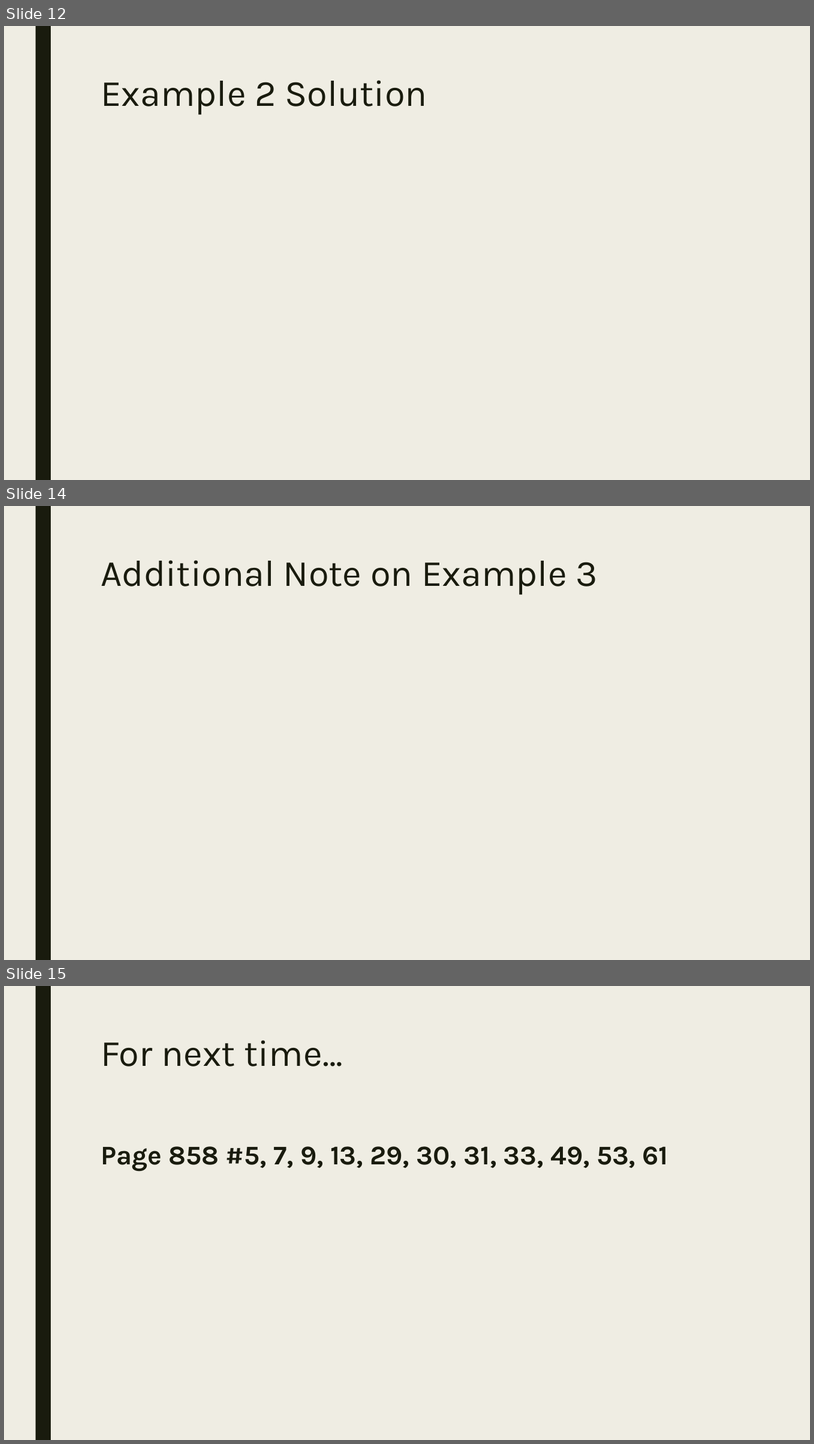
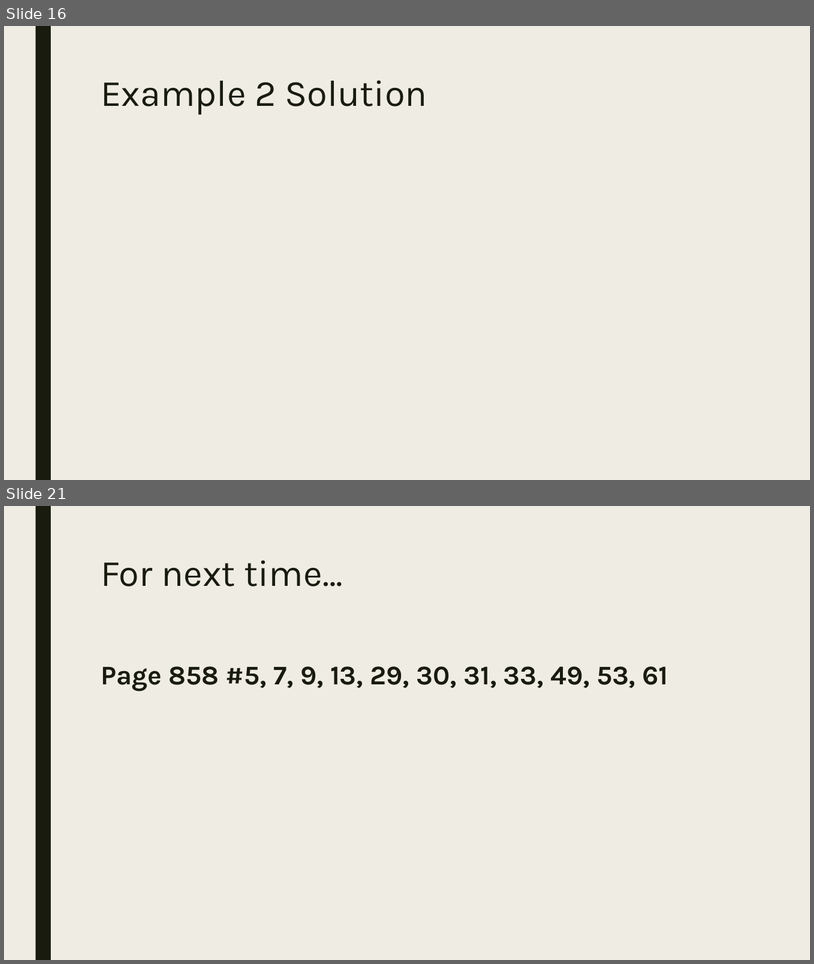
Before and after one commit to codecuddy/pre_calc, a slide deck: _PowerPoints/1st Semester/Unit 2 Polynomials/PreCalc_Day_018 12.1 Limits Intro Calculus.pptx. Shown one above the other, each under a label of ours: slides 12, 14 and 15 before the commit, slides 16 and 21 after it; the slides between them are not shown. The pictures are 814x1444 and 814x964 pixels, drawn with LibreOffice and Linux fonts; fonts in the diff are those of the drawing; grey boxes stand for pictures. Boxes give left, top, right and bottom in pixels: in the first picture for what was removed or moved away, otherwise in the second. Text is boxed around its words. In the diff, an @@ line names an element or a change of style, - is before the commit and + after.

```diff
--- a/_PowerPoints/1st Semester/Unit 2 Polynomials/PreCalc_Day_018 12.1 Limits Intro Calculus.pptx
+++ b/_PowerPoints/1st Semester/Unit 2 Polynomials/PreCalc_Day_018 12.1 Limits Intro Calculus.pptx
@@ slide 14 removed at (x1=4, y1=506, x2=810, y2=960), background #EFEDE3; not listed: 1 template element that a slide beside it also shows @@
@@ title removed at (x1=101, y1=560, x2=597, y2=595) @@
-Additional Note on Example 3
@@ what was slide 12 is now slide 16 @@
@@ what was slide 15 is now slide 21 @@
```
Also in this commit, not shown: 7 slides changed, 8 slides added, 1 other slide removed, 41 other files.
